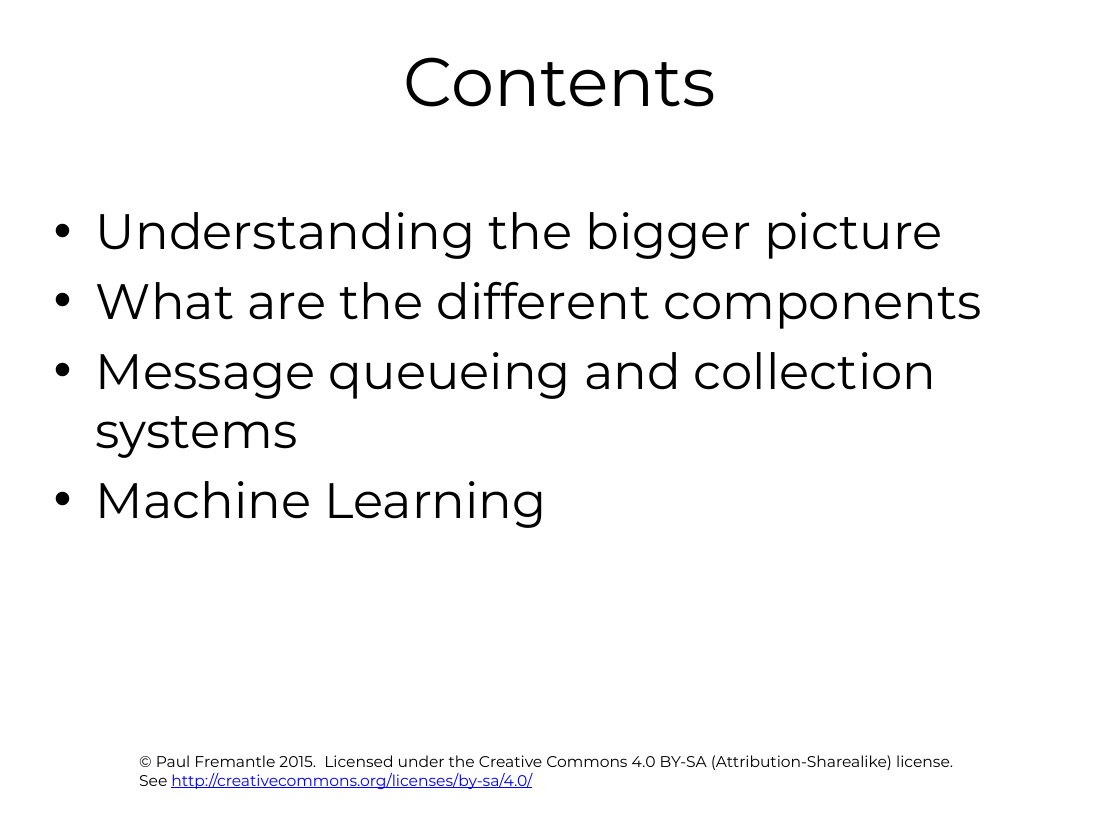
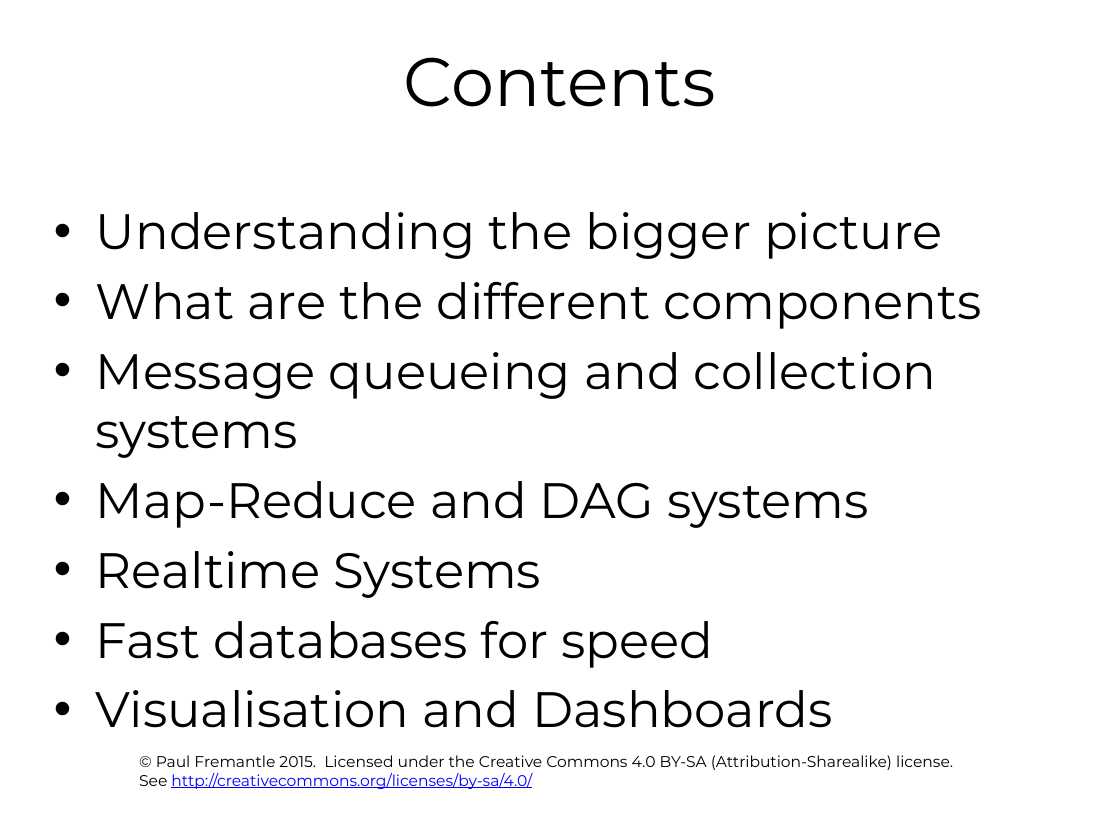
Before and after one commit to pzfreo/ox-clo, a slide deck: slide 2 of pres-source/12-big-data-recap.pptx. Drawn at 1120x840 pixels with LibreOffice and Linux fonts; fonts in the diff are those of the drawing; background and template pictures are left out. Boxes give left, top, right and bottom in pixels: in the first picture for what was removed or moved away, otherwise in the second. Text is boxed around its words. In the diff, an @@ line names an element or a change of style, - is before the commit and + after.

```diff
--- a/pres-source/12-big-data-recap.pptx
+++ b/pres-source/12-big-data-recap.pptx
@@ text at (96,481,868,728): text changed @@
-• Machine Learning
+• Map-Reduce and DAG systems
+• Realtime Systems
+• Fast databases for speed
+• Visualisation and Dashboards
```
Also in this commit, not shown: 6 other slides changed, 14 slides added, 8 slides removed.
